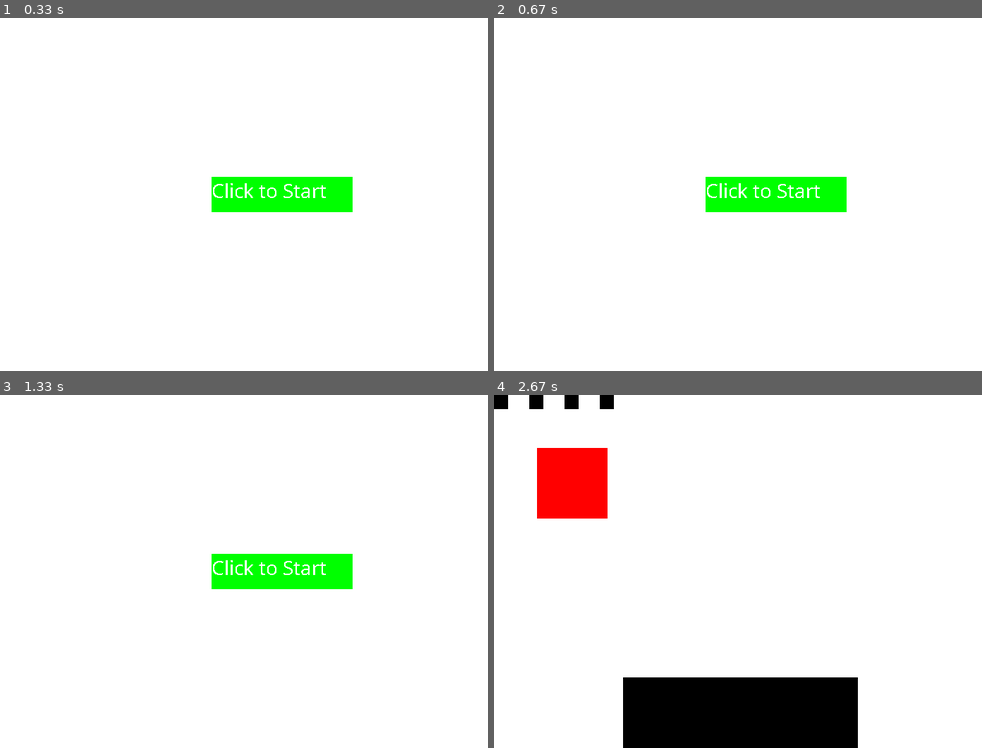
Above: before the commit, frames 1-4 (two rows, left to right).
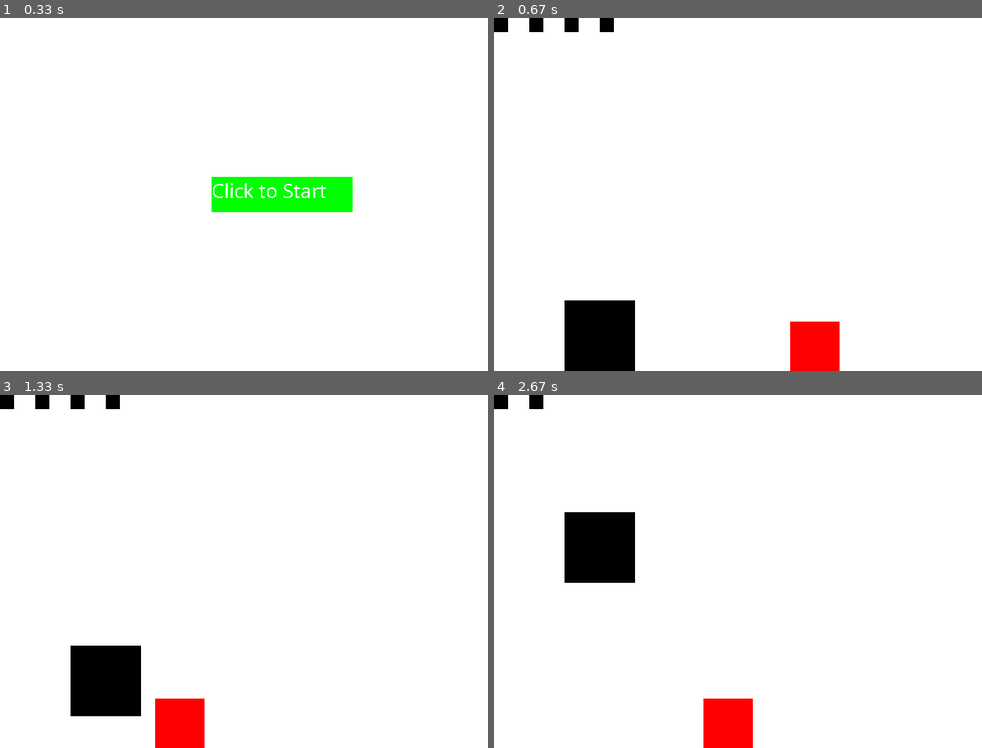
Above: after the commit, the same moments.

Repository: bburchett13/pygamePlayground
Game: pygame game, started from test.py
Same seed, same stepped clock (60 frames per second), same inputs: the game is played once before the commit and once after it.
Inputs (mouse positions are in pixels of both pictures, inside the frame that each line leads up to):
- Up to frame 1 (0.33 s): no input
- Up to frame 2 (0.67 s): press the mouse at (777, 194) at 0.37 s; move the mouse to (684, 166) at 0.47 s; release the mouse at (586, 141) at 0.6 s
- Up to frame 3 (1.33 s): tap Space at 0.67, 1.07 s
- Up to frame 4 (2.67 s): tap Space at 1.37, 1.9, 2.2 s

Frame 1 is identical in both runs. In frame 2, 7.4% of the frame differs, in the area x 0-73%, y 0-100%; in frame 3, 7.4%; in frame 4, 15%, in the area x 8-75%, y 0-100%.

Commit message:
added lives and points

Diff:
--- a/test.py
+++ b/test.py
@@ -1,6 +1,7 @@
 # Import the pygame library and initialise the game engine
 import pygame
 import math
+from random import randrange
 from pygame import font
 pygame.init()
 pygame.font.init() # you have to call this at the start,
@@ -30,9 +31,14 @@
 
 game = False
 lives = 4
+points = 0
+# quit = False
 
 #define menu
 def menu(game):
+
+    points = 0
+    tickRate = 30
     while game == False:
         screen.fill(WHITE)
 
@@ -47,31 +53,38 @@
         text = my_font.render("Click to Start", False, WHITE)
         # text_rect = text.get_rect(center=(button_surface.get_width()/2, button_surface.get_height()/2))
         screen.blit(text, ((Width-200/2)/2,(Height-50)/2))
+
+        scoreDisplay = my_font.render(str(points), False, BLACK)
+        scoreRect = scoreDisplay.get_rect(topright=(300,100))
+        pygame.draw.rect(scoreDisplay, BLACK, scoreRect,1)
         pygame.display.flip()
 
         key = pygame.key.get_pressed()
-        if key[pygame.K_SPACE]:
-             game = True
+        # if key[pygame.K_SPACE]:
+        #      game = True
         for event in pygame.event.get():
-            # if event.type == pygame.MOUSEBUTTONUP:
-            #     pos = pygame.mouse.get_pos()
-            #     if pos[0] > (Width-rectWidth)/2 and pos[0] < (Width-rectWidth)/2 + rectWidth and pos[1] < (Height-rectHeight)/2 and pos[1] > (Height-rectHeight)/2 + rectHeight:
-            #         game = True
             if event.type == pygame.QUIT: # If user clicked close
-                game = True
+                lives = 0
+                points = 0
                 carryOn = False # Flag that we are done so we can exit the while loop
+                game = False
+
             if event.type == pygame.MOUSEBUTTONDOWN and event.button == 1:
                 # Call the on_mouse_button_down() function
                 if button_rect.collidepoint(event.pos):
-                    pygame.time.delay(2000)
+                    # pygame.time.delay(1000)
                     lives = 4
+                    carryOn = True
                     game = True
             clock.tick(tickRate)
 
-    return [lives, game]
-
-#define first game
-def alien(tickRate, lives, game):
+    return [lives, game, carryOn, points]
+
+#define alien game
+def alien(tickRate, lives, game, points):
+    scoreDisplay = my_font.render(str(points), False, BLACK)
+    scoreRect = scoreDisplay.get_rect()
+    pygame.draw.rect(scoreDisplay, BLACK, scoreRect,1)
     rectLocationX = 1
     rectLocationY = 75
     rectWidth = 100
@@ -83,8 +96,10 @@
     targetHeight = 100
     draw = False
     velocity = tickRate/4
-
-    while game:
+    carryOn = True
+    gameEnd = False
+
+    while not gameEnd:
         targetWidth = math.floor(10000/tickRate)
         keys = pygame.key.get_pressed()
         if keys[pygame.K_SPACE] and draw == False:
@@ -95,6 +110,7 @@
         for event in pygame.event.get(): # User did something
             if event.type == pygame.QUIT: # If user clicked close
                 game = False
+                gameEnd = True
                 carryOn = False # Flag that we are done so we can exit the while loop
 
         # --- Game logic should go here
@@ -114,12 +130,14 @@
                 fallRectY = rectLocationY + rectHeight
                 tickRate = 30
                 lives -= 1
+                gameEnd = True
                 if lives < 1:
                     game = False
             elif fallRectY > (Height-targetHeight) and fallRectX > (Width-targetWidth)/2 and (fallRectX+rectWidth/5) < (Width-targetWidth)/2 + targetWidth:
-                tickRate+=5
                 fallRectY = rectLocationY + rectHeight
                 draw = False
+                points += 1
+                gameEnd = True
 
         # --- Go ahead and update the screen with what we've drawn.
         pygame.display.flip()
@@ -128,60 +146,86 @@
 
         # --- Limit to 60 frames per second
         clock.tick(tickRate)
-    return [game, lives]
-
+    return [game, lives, carryOn, points]
+
+
+#define jump game
+def jump(tickRate, lives, game, points):
+    scoreDisplay = my_font.render(str(points), False, BLACK)
+    scoreRect = scoreDisplay.get_rect()
+    pygame.draw.rect(scoreDisplay, BLACK, scoreRect,1)
+    rectLocationX = 100
+    rectLocationY = 400
+    rectWidth = 100
+    rectHeight =  100
+    rectVelocity = 0
+
+    dodgeRectWidth = 70
+    dodgeRectHeight = 70
+    dodgeRectX = 500
+    dodgeRectY = 430
+    dodgeRectVelocity = tickRate/3
+    carryOn = True
+    gameEnd = False
+
+
+    while not gameEnd:
+        for event in pygame.event.get(): # User did something
+            if event.type == pygame.QUIT: # If user clicked close
+                game = False
+                gameEnd = True
+                carryOn = False # Flag that we are done so we can exit the while loop
+
+        #draw my shapes
+        screen.fill(WHITE)
+        for life in range(0,lives):
+            pygame.draw.rect(screen, BLACK, [life*rectWidth/2, 0,rectWidth/5, rectHeight/5])
+        #The you can draw different shapes and lines or add text to your background stage.
+        pygame.draw.rect(screen, BLACK, [rectLocationX, rectLocationY, rectWidth, rectHeight],0)
+        pygame.draw.rect(screen, RED, [dodgeRectX, dodgeRectY, dodgeRectWidth, dodgeRectHeight],0)
+
+        #update shape position
+        pygame.display.flip()
+        dodgeRectX -= dodgeRectVelocity
+        rectLocationY -= rectVelocity
+        rectVelocity -= 5
+        if rectLocationY >= 400:
+            rectLocationY = 400
+            rectVelocity = 0
+
+
+        keys = pygame.key.get_pressed()
+        if keys[pygame.K_SPACE] and rectVelocity == 0:
+            #jump code
+            rectVelocity = tickRate * 1.5
+
+        #check for collision
+        if dodgeRectX <= rectLocationX+rectWidth and dodgeRectX+dodgeRectWidth >= rectLocationX and rectLocationY+rectHeight >= dodgeRectY:
+            lives -= 1
+            print(lives)
+            gameEnd = True
+            if lives < 1:
+                game = False
+
+        if dodgeRectX < -200:
+            points += 1
+            gameEnd = True
+
+        clock.tick(tickRate)
+
+    return [game, lives, carryOn, points]
+
+games = [alien, jump]
 
 # -------- Main Program Loop -----------
 while carryOn:
 
-    [lives, game] = menu(game)
-
-    if carryOn:
-        [game, lives] = alien(tickRate, lives, game)
+    [lives, game, carryOn,points] = menu(game)
+
+    while game:
+        [game,lives,carryOn,points] = games[randrange(2)](tickRate,lives,game, points)
+        tickRate += 1
     clock.tick(tickRate)
-    # targetWidth = math.floor(10000/tickRate)
-    # keys = pygame.key.get_pressed()
-    # if keys[pygame.K_SPACE] and draw == False:
-    #      draw = True
-    #      fallRectX = rectLocationX + rectWidth/2
-    #      pygame.draw.rect(screen, GREEN, [fallRectX, fallRectY, rectWidth/5, rectHeight/5],0)
-    # # --- Main event loop
-    # for event in pygame.event.get(): # User did something
-    #     if event.type == pygame.QUIT: # If user clicked close
-    #           carryOn = False # Flag that we are done so we can exit the while loop
-
-    #  # --- Game logic should go here
-    #  # --- Drawing code should go here
-    #  # First, clear the screen to white.
-    # screen.fill(WHITE)
-    # for life in range(0,lives):
-    #     pygame.draw.rect(screen, BLACK, [life*rectWidth/2, 0,rectWidth/5, rectHeight/5])
-    #  #The you can draw different shapes and lines or add text to your background stage.
-    # pygame.draw.rect(screen, RED, [rectLocationX, rectLocationY, rectWidth, rectHeight],0)
-    # pygame.draw.rect(screen, BLACK, [(Width-targetWidth)/2, (Height-targetHeight), targetWidth, targetHeight],0)
-    # if draw:
-    #     fallRectY += fallRectVelocity
-    #     pygame.draw.rect(screen, GREEN, [fallRectX, fallRectY, rectWidth/5, rectHeight/5],0)
-    #     if fallRectY > 500:
-    #          draw = False
-    #          fallRectY = rectLocationY + rectHeight
-    #          tickRate = 30
-    #          lives -= 1
-    #          if lives < 1:
-    #             game = False
-    #     elif fallRectY > (Height-targetHeight) and fallRectX > (Width-targetWidth)/2 and (fallRectX+rectWidth/5) < (Width-targetWidth)/2 + targetWidth:
-    #          tickRate+=5
-    #          fallRectY = rectLocationY + rectHeight
-    #          draw = False
-
-
-
-    #  # --- Go ahead and update the screen with what we've drawn.
-    # pygame.display.flip()
-    # if rectLocationX < 0 or rectLocationX + 100 > 700: velocity = velocity * (-1)
-    # rectLocationX += velocity
-
-    #  # --- Limit to 60 frames per second
-    # clock.tick(tickRate)
-#Once we have exited the main program loop we can stop the game engine:
+
+#Once we're done, we can quit
 pygame.quit()
